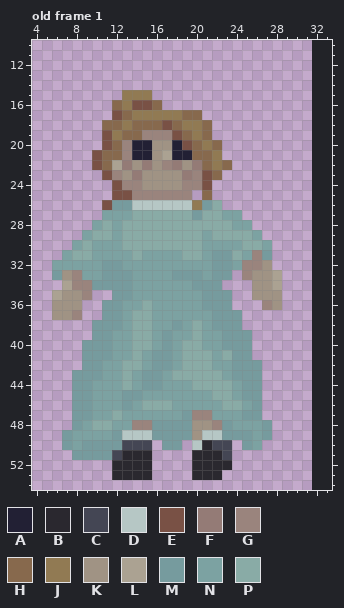
Edited in one commit: pixel-art file (Assets/Art/Aseprite/Characters/CorruptedScientist/NellieBed.aseprite). Above, as it was before the edit.
32x80 pixels, 4 frames. Shown: old frame 1: x 4..33, y 10..54. The old version is drawn lined up with the new one, on the new canvas. The commit also changed other frames, which this record leaves out.
Palette (. is transparent): A #222034  B #2a282f  C #444654  D #b6c7c5  E #795145  F #947b76  G #9a847d  H #87694d  J #917a53  K #a09384  L #aba292  M #769b9e  N #7ca2a2  P #89aba6
Pixels before, old frame 1, first column x 6:
15 .......JJJ.............
16 ......HJEEH............
17 ......EHJJJJJHH........
18 .....HHJHHHEHJJH.......
19 .....EJHHGGGEHJH.......
20 .....EHGAAKKAEHJH......
21 ....EHHGAAKLAAHHJ......
22 ....EHLFKFKGFKFHJH.....
23 .....EGKFKKKKFGEH......
24 ......EGGKKKKGGE.......
25 ......EEGGGGGG.H.......
26 .....EMMDDDDDDJMP......
27 .....NNNPPPPPPMPPNN....
28 ....NPNPPPPPPPPPPPNN...
29 ...NPPNPPPPPPPPNPPPPN..
30 ..NPNNNPPPPPPPPNNNNPPN.
31 .NPPNNNNPNNNNPPNMMPNGM.
32 NNNNNMMNNNNNNNNNMMNGGK.
33 MKGNNMMMNNNNMMMNMM.GKKL
34 .LGGMMMMNNNNNNMMM...KKL
35 LKKG..MMNNNNNNNMMM..KKK
36 KKK..MMNNPNNNNNMMM...GK
37 KKG..MMNPPNNNNNNMMM....
38 ....MMMNPPNNMNPNMMM....
39 ....MMNNPPNMNNPNNMMM...
40 ...MMMNNPPNMNPPNNMMM...
41 ...MMMNNPNMMNPPPNPMM...
42 ...MMNNPPNMMNPPPNNMMM..
43 ..MMMNNPNMMNPPPPPNMMM..
44 ..MMNNNPNMMNNNPPPPNMM..
45 ..MMNNNMMNNNNNNNPPNMM..
46 ..MMNNNMNPPPNNNNNPPNM..
47 ..MMNNPNNNNNNMGGNNNMM..
48 ..MNPPNNGGMMMMKKGMNNNM.
49 .MNNNNMDDDMMMMKDDMMMNM.
50 .MNMMMMCCC.MM.DBCC.MN..
51 ..MMMMCBBB....BBBC.....
52 ......BBBB....BBBB.....
53 ......BBBB....BBB......
The result:
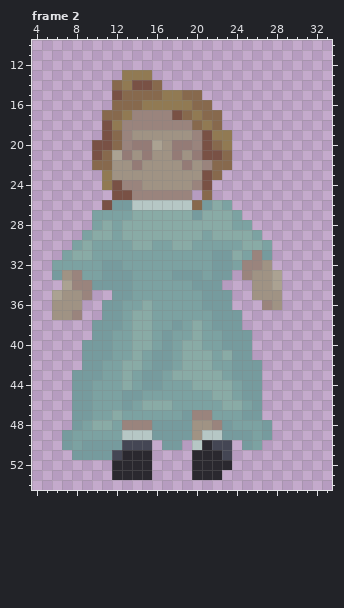
A new or re-ordered frame is compared with the old frame closest to it.
From the commit log: Nellie Tutorial Bed Animations
What changed:
canvas 32x80 -> 48x80
frames re-ordered
Frame 2 against old frame 1:
The author put colour E in row 14 at x 14 to 15; in row 15 at x 12; in row 20 at x 10.
Colour H becomes colour E in row 18 at x 11; in row 19 at x 21; in row 21 at x 21.
Colour J becomes colour E in row 17 at x 18; in row 20 at x 21; in row 21 at x 22.
Colour A becomes colour F in row 20 at x 14 to 15 and 18; in row 21 at x 15 and 18.
Colour E becomes colour F in row 20 at x 19.
Colour G becomes colour F in row 21 at x 13.
Colour H becomes colour F in row 21 at x 20.
Colour K becomes colour F in row 22 at x 14 and 19.
Colour E becomes colour G in row 18 at x 17.
Colour H becomes colour G in row 18 at x 14 to 16 and 18; in row 19 at x 13; in row 20 at x 20; in row 22 at x 21.
Colour J becomes colour G in row 17 at x 14 to 17; in row 18 at x 13 and 19; in row 19 at x 20.
Colour N becomes colour G in row 48 at x 13.
The author put colour H in row 14 at x 12 and 16; in row 15 at x 16 and 19 to 20; in row 16 at x 20 to 21; in row 17 at x 11 and 21 to 22; in row 18 at x 22; in row 21 at x 23.
Colour E becomes colour H in row 16 at x 14; in row 17 at x 12; in row 22 at x 10.
Colour J becomes colour H in row 15 at x 13 to 15; in row 16 at x 13; in row 18 at x 20; in row 19 at x 12; in row 22 at x 22; in row 26 at x 20.
The author put colour J in row 13 at x 13 to 15; in row 14 at x 13; in row 15 at x 17 to 18; in row 16 at x 17 to 19; in row 19 at x 22 to 23; in row 20 at x 23.
The author put colour J in row 24 at x 11.
Colour E becomes colour J in row 16 at x 15; in row 23 at x 11.
Colour H becomes colour J in row 16 at x 16; in row 17 at x 13 and 20; in row 18 at x 12 and 21.
Colour A becomes colour K in row 21 at x 14 and 19.
Colour E becomes colour K in row 19 at x 18.
Colour F becomes colour K in row 22 at x 13, 15, 18 and 20; in row 23 at x 14 and 19.
Colour G becomes colour K in row 19 at x 15 to 17; in row 22 at x 17; in row 23 at x 12 and 20; in row 24 at x 19.
Colour H becomes colour K in row 19 at x 14 and 19.
Colour L becomes colour K in row 21 at x 17; in row 22 at x 12.
Colour H becomes colour L in row 21 at x 12.
Colour K becomes colour L in row 20 at x 16.
The author put colour N in row 26 at x 23; in row 27 at x 10.
Colour M becomes colour N in row 49 at x 12.
Colour P becomes colour N in row 30 at x 13, 16 to 17 and 20; in row 31 at x 14 and 19 to 20.
Colour N becomes colour P in row 27 at x 23.
